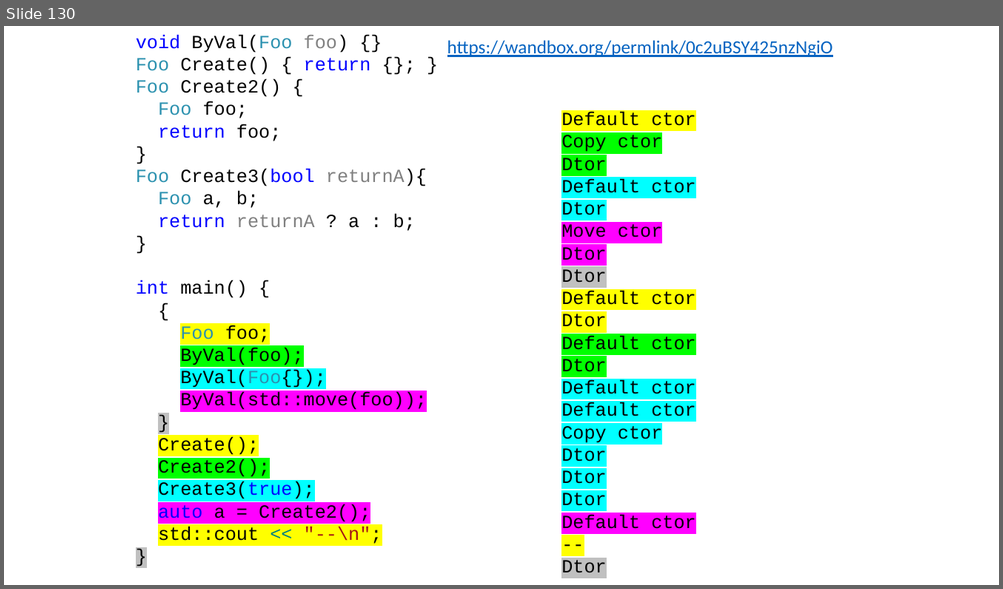
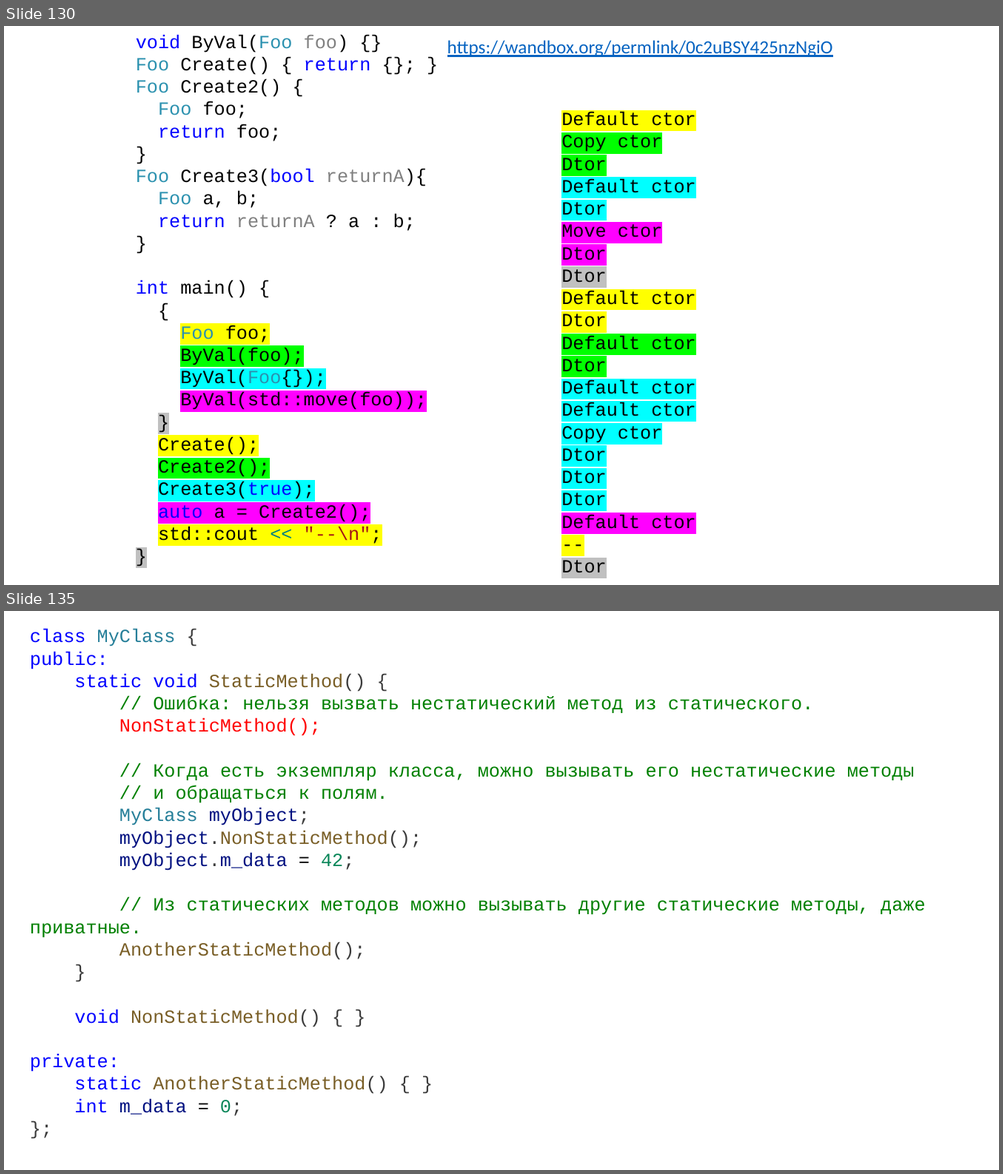
Before and after one commit to alexey-malov/oop, a slide deck: lectures/02/Основы ООП.pptx. Shown one above the other, each under a label of ours: slide 130 before the commit, slides 130 and 135 after it; the slides between them are not shown. The pictures are 1003x589 and 1003x1174 pixels, drawn with LibreOffice and Linux fonts; fonts in the diff are those of the drawing. Boxes give left, top, right and bottom in pixels: in the first picture for what was removed or moved away, otherwise in the second. Text is boxed around its words. In the diff, an @@ line names an element or a change of style, - is before the commit and + after.

Commit message:
Доработал раздел про статические методы и данные

```diff
--- a/lectures/02/Основы ООП.pptx
+++ b/lectures/02/Основы ООП.pptx
@@ slide 135 added at (4,611,999,1170), background #FFFFFF @@
@@ text added at (30,629,925,1116), 18 pt, text #008000 @@
+class MyClass {
+public:
+static void StaticMethod() {
+// Ошибка: нельзя вызвать нестатический метод из статического.
+NonStaticMethod();
+// Когда есть экземпляр класса, можно вызывать его нестатические методы
+// и обращаться к полям.
+MyClass myObject;
+myObject.NonStaticMethod();
+myObject.m_data = 42;
+// Из статических методов можно вызывать другие статические методы, даже приватные.
+AnotherStaticMethod();
+}
+void NonStaticMethod() { }
+private:
+static AnotherStaticMethod() { }
+int m_data = 0;
+};
```
Also in this commit, not shown: 7 slides changed, 10 other slides added, 5 slides removed.
